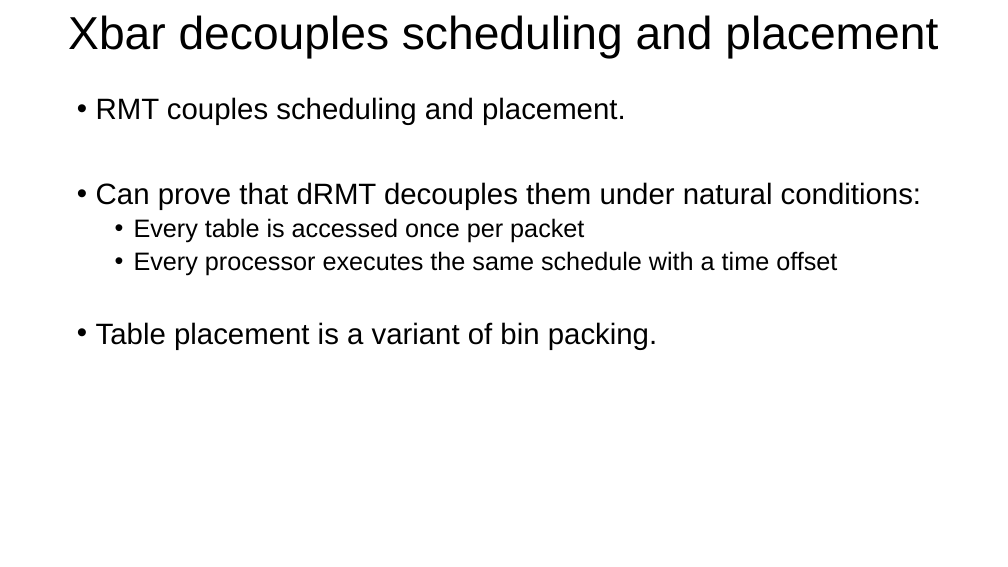
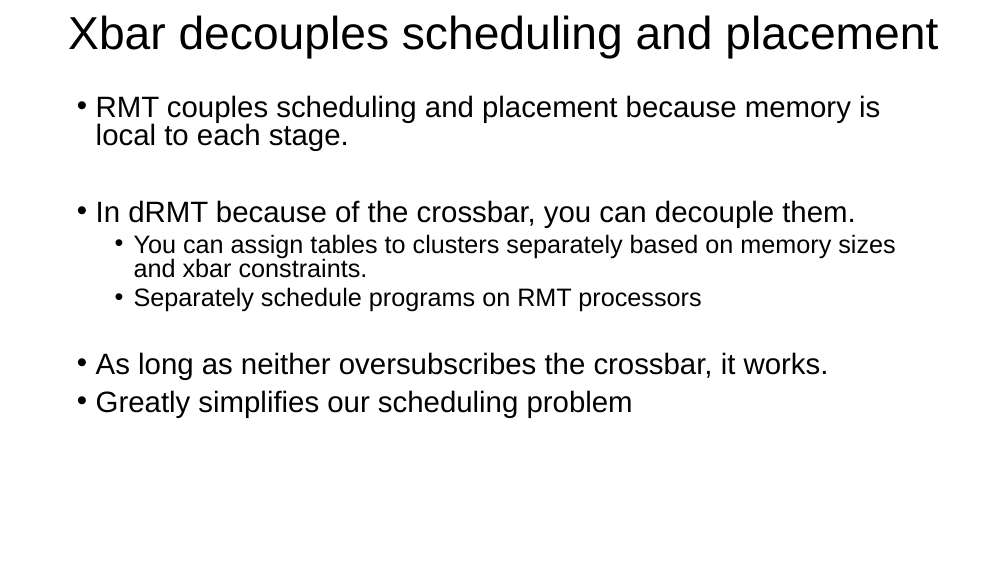
Before and after one commit to anirudhSK/drmt_talk, a slide deck: slide 13 of drmt_sigcomm.pptx. Drawn at 1008x567 pixels with LibreOffice and Linux fonts; fonts in the diff are those of the drawing. Boxes give left, top, right and bottom in pixels: in the first picture for what was removed or moved away, otherwise in the second. Text is boxed around its words. In the diff, an @@ line names an element or a change of style, - is before the commit and + after.

```diff
--- a/drmt_sigcomm.pptx
+++ b/drmt_sigcomm.pptx
@@ text at [96, 95, 895, 418]: text changed @@
-• RMT couples scheduling and placement.
-• Can prove that dRMT decouples them under natural conditions:
-  • Every table is accessed once per packet
-  • Every processor executes the same schedule with a time offset
-• Table placement is a variant of bin packing.
+• RMT couples scheduling and placement because memory is local to each stage.
+• In dRMT because of the crossbar, you can decouple them.
+  • You can assign tables to clusters separately based on memory sizes and xbar constraints.
+  • Separately schedule programs on RMT processors
+• As long as neither oversubscribes the crossbar, it works.
+• Greatly simplifies our scheduling problem
```
Also in this commit, not shown: 5 other slides changed, 1 slide added.
